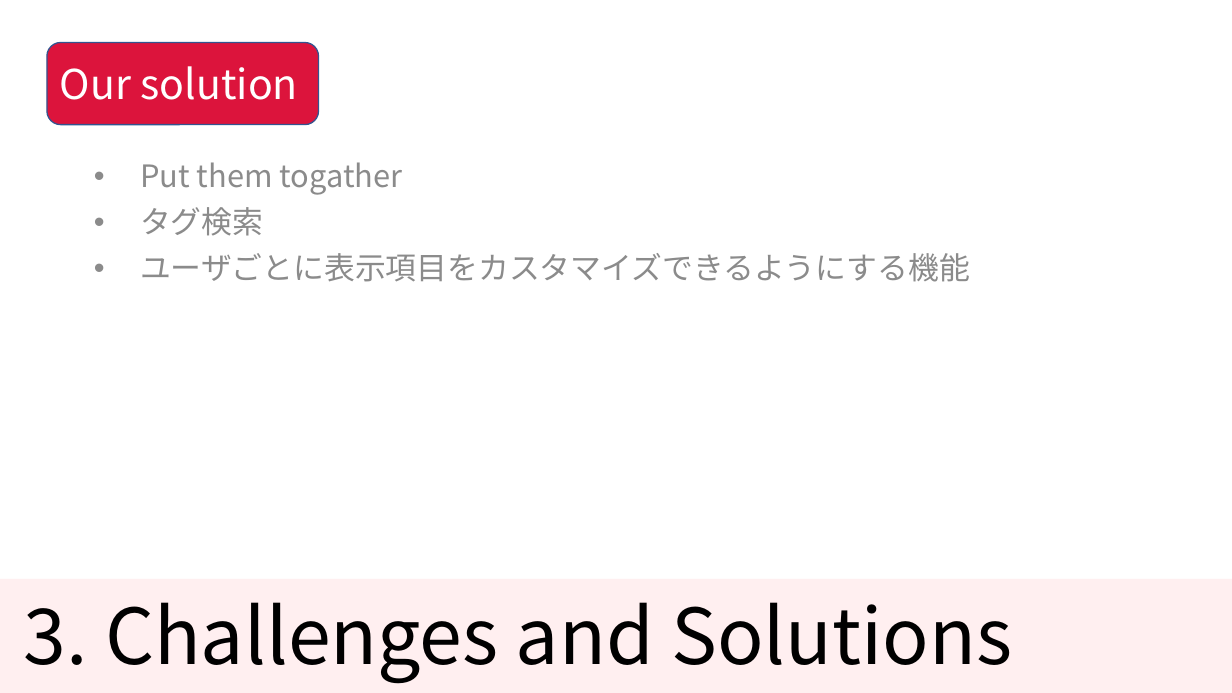
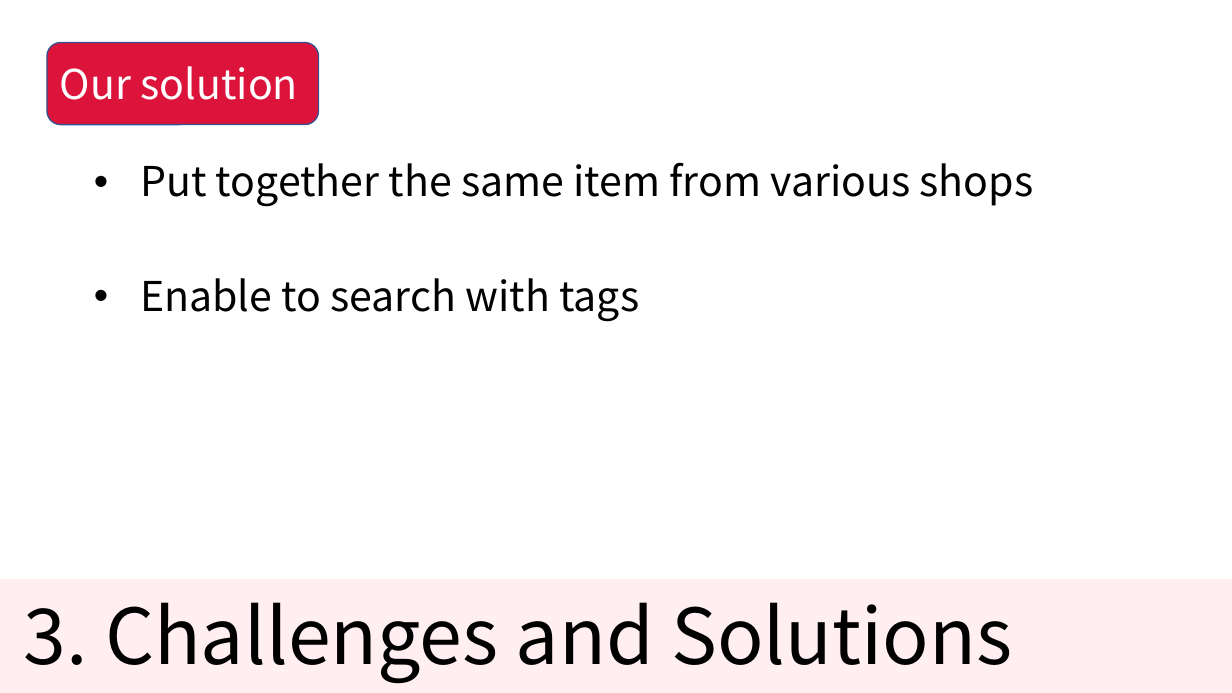
Before and after one commit to KNobuki/Rakuten_fashion, a slide deck: slide 9 of presentation/Presentation.pptx. Drawn at 1232x693 pixels with LibreOffice and Linux fonts; fonts in the diff are those of the drawing. Boxes give left, top, right and bottom in pixels: in the first picture for what was removed or moved away, otherwise in the second. Text is boxed around its words. In the diff, an @@ line names an element or a change of style, - is before the commit and + after.

```diff
--- a/presentation/Presentation.pptx
+++ b/presentation/Presentation.pptx
@@ text at <box>140,162,1034,321</box>: text changed; size 24 to 32 pt; text colour #8C8C8C to #000000 @@
-• Put them togather
-• タグ検索
-• ユーザごとに表示項目をカスタマイズできるようにする機能
+• Put together the same item from various shops
+• Enable to search with tags
```
Also in this commit, not shown: 4 other slides changed, 1 other file.
